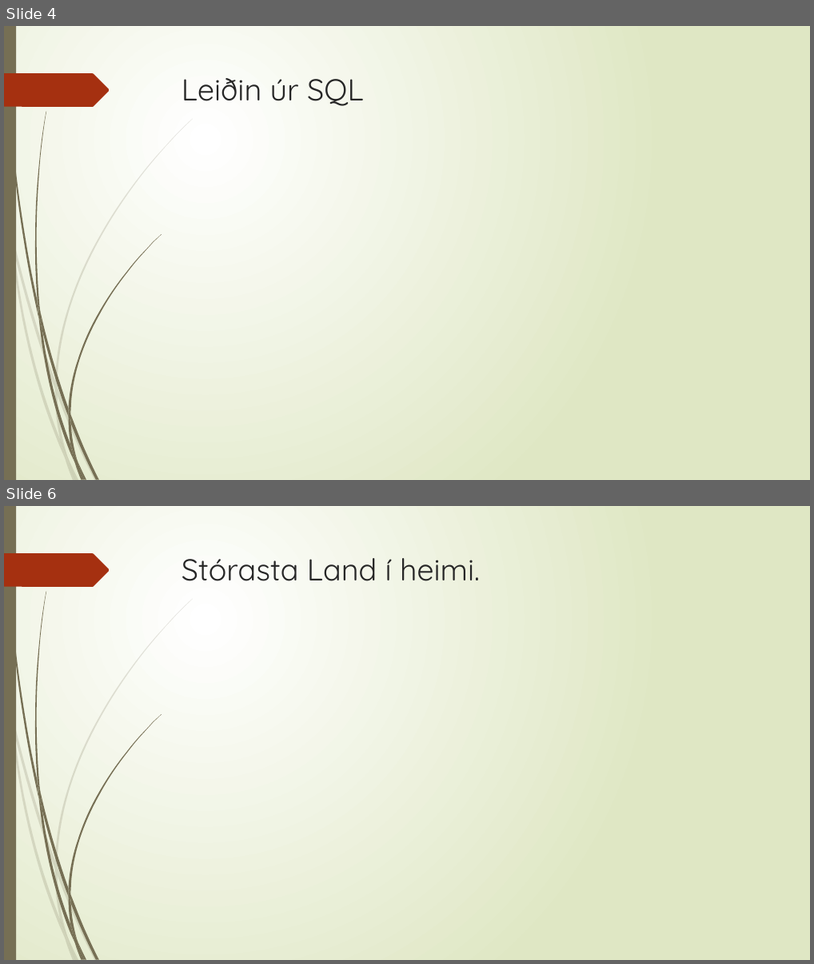
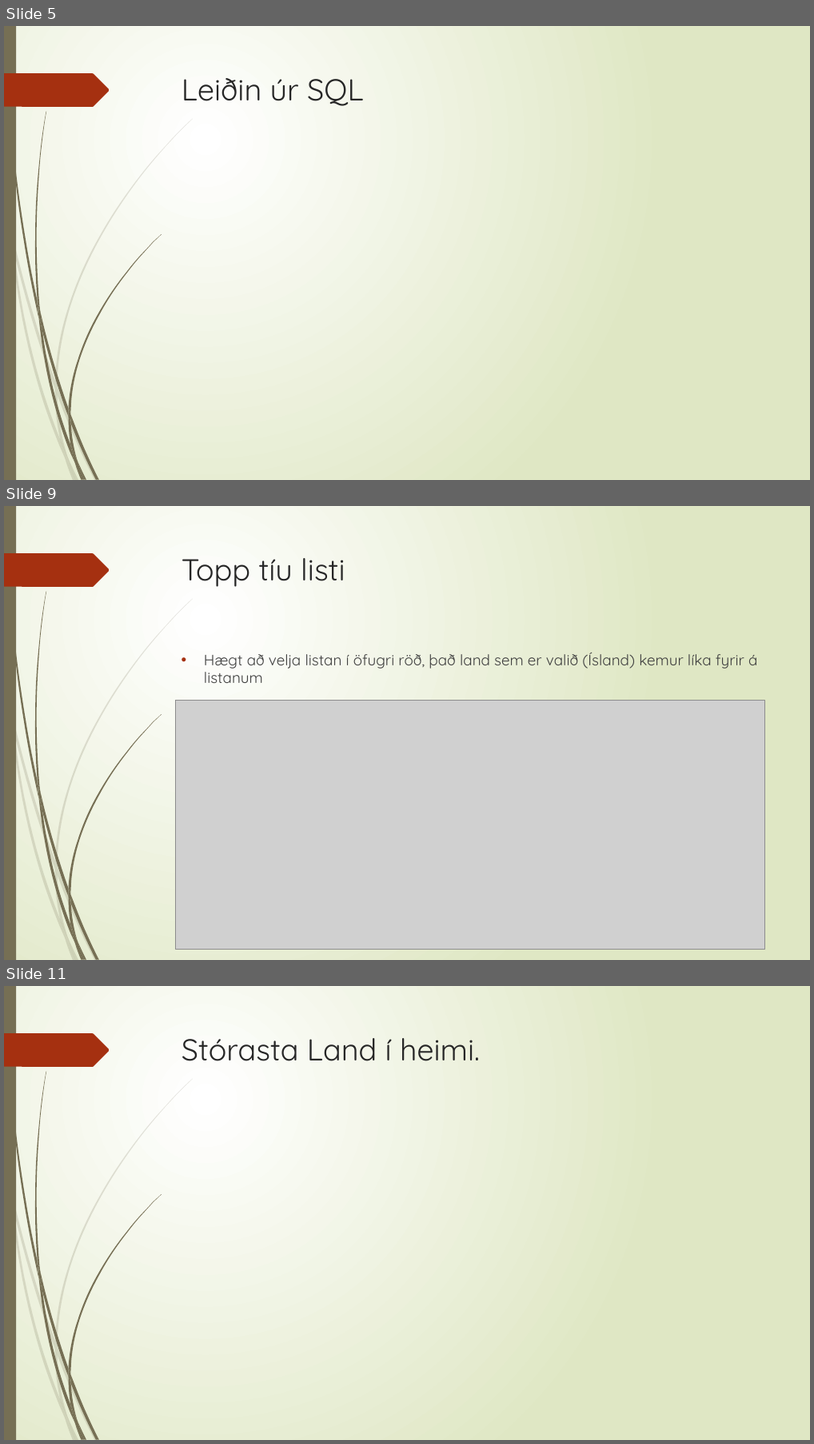
Before and after one commit to thortom/T-316-GAVI, a slide deck: Verkefni3/Kynning.pptx. Shown one above the other, each under a label of ours: slides 4 and 6 before the commit, slides 5, 9 and 11 after it; the slides between them are not shown. The pictures are 814x964 and 814x1444 pixels, drawn with LibreOffice and Linux fonts; fonts in the diff are those of the drawing; grey boxes stand for pictures. Boxes give left, top, right and bottom in pixels: in the first picture for what was removed or moved away, otherwise in the second. Text is boxed around its words. In the diff, an @@ line names an element or a change of style, - is before the commit and + after.

Commit message:
stuff fyrir kynningu

```diff
--- a/Verkefni3/Kynning.pptx
+++ b/Verkefni3/Kynning.pptx
@@ slide 9 added at [4, 506, 810, 960], background gradient #FFFFFF to #DFE8C4; not listed: 24 template elements that a slide beside it also shows @@
@@ title added at [182, 558, 345, 587], 36 pt, text #262626 @@
+Topp tíu listi
@@ text added at [204, 652, 758, 683], 18 pt, text #404040 @@
+• Hægt að velja listan í öfugri röð, það land sem er valið (Ísland) kemur líka fyrir á listanum
@@ picture added at [175, 700, 765, 948] @@
@@ what was slide 4 is now slide 5 @@
@@ what was slide 6 is now slide 11 @@
```
Also in this commit, not shown: 2 slides changed, 2 other slides added, 1 slide removed.
